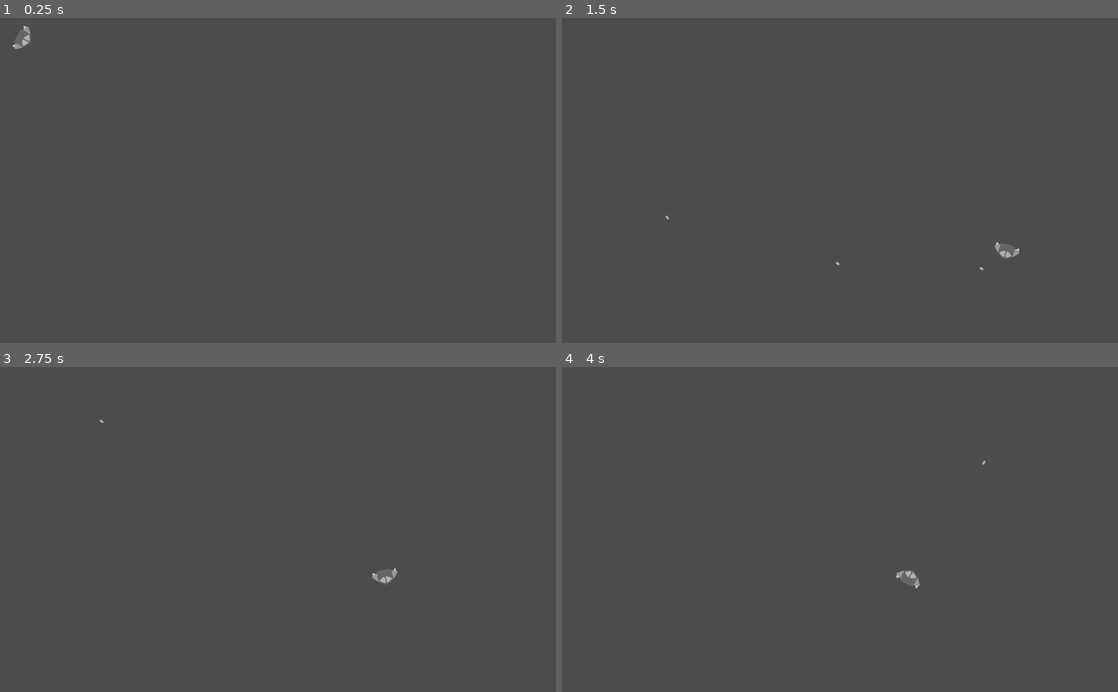
Above: before the commit, frames 1-4 (two rows, left to right).
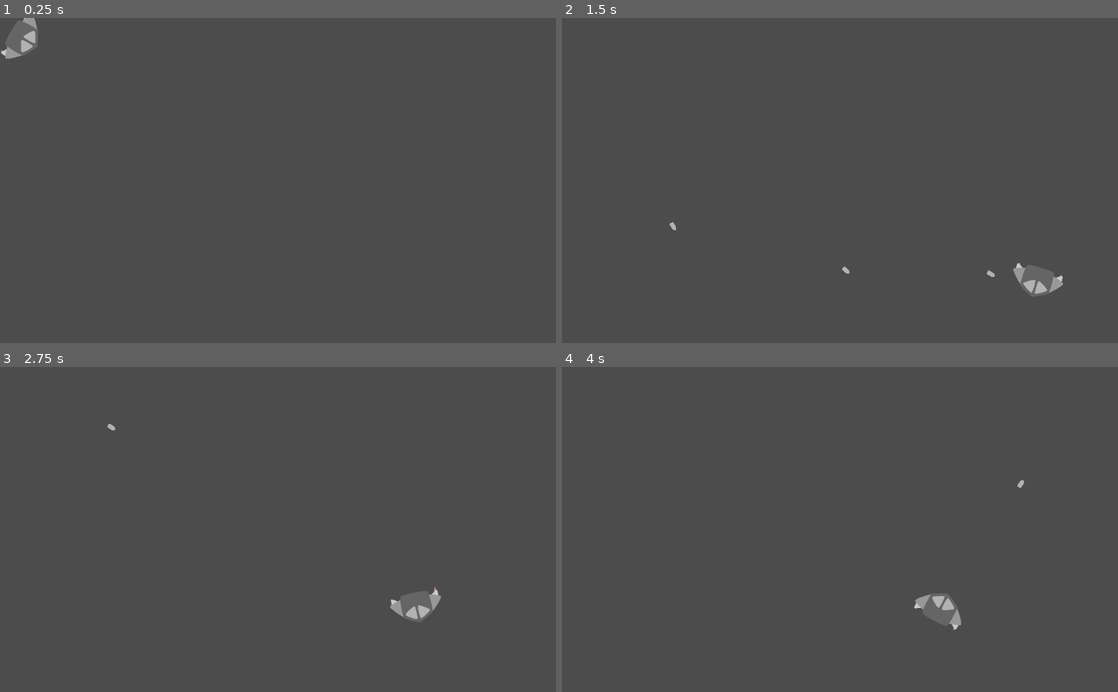
Above: after the commit, the same moments.

Repository: 3k2ng/Chaotic_Spacemass
Game: Godot game, scene res://src/Scenes/TestScene.tscn
The game is run twice, just before and just after one commit, with the same random seed, the same clock (stepped at 60 frames per second) and the same inputs. The project has no main scene, so this scene is started directly.
Inputs:
- Up to frame 1 (0.25 s): no input
- Up to frame 2 (1.5 s): hold D (right_0) 0.53-1.28 s; hold S (shoot_0) 0.53-1.28 s; hold A (left_0) from 1.28 s (still down); tap S (shoot_0) at 1.35 s
- Up to frame 3 (2.75 s): release A (left_0) at 2.03 s; hold D (right_0) from 2.03 s (still down); hold S (shoot_0) from 2.03 s (still down)
- Up to frame 4 (4 s): release S (shoot_0) at 2.78 s; tap S (shoot_0) at 2.85 s; release D (right_0) at 3.53 s; hold A (left_0) from 3.53 s (still down); hold S (shoot_0) from 3.53 s (still down)

The runs differ from the first frame. In frame 1, 0.5% of the frame differs, in the area x 0-7%, y 0-13%; in frame 2, 0.8%, in the area x 18-91%, y 60-86%; in frame 3, 0.7%; in frame 4, 0.7%.

Commit message:
Enhance ESO border check

Diff:
--- a/src/Objects/EndlessScreenObject.gd
+++ b/src/Objects/EndlessScreenObject.gd
@@ -1,13 +1,18 @@
 extends KinematicBody2D
 class_name EndlessScreenObject
 
+export var border_gap: float = 32
+
 func _physics_process(delta: float) -> void:
-	#
-	if position.x < -8 :
-		position.x += get_viewport_rect().size.x + 8
-	if position.y < -8:
-		position.y += get_viewport_rect().size.y + 8
-	if position.x > get_viewport_rect().size.x + 8:
-		position.x -= get_viewport_rect().size.x + 8
-	if position.y > get_viewport_rect().size.y + 8:
-		position.y -= get_viewport_rect().size.y + 8
+	#Border checking
+	if position.x < - border_gap / scale.x:
+		position.x += get_viewport_rect().size.x + 2 * border_gap / scale.x
+
+	if position.y < - border_gap / scale.y:
+		position.y += get_viewport_rect().size.y + 2 * border_gap / scale.y
+
+	if position.x > get_viewport_rect().size.x + border_gap / scale.x:
+		position.x -= get_viewport_rect().size.x + 2 * border_gap / scale.x
+
+	if position.y > get_viewport_rect().size.y + border_gap / scale.y:
+		position.y -= get_viewport_rect().size.y + 2 * border_gap / scale.y
--- a/src/Objects/Player.gd
+++ b/src/Objects/Player.gd
@@ -105,7 +105,7 @@
 	if Input.is_action_pressed("shoot_0") and cd_timer <= 0 and loaded_bullets > 0:
 		var new_bullet = bullet.instance()
 		new_bullet.scale = scale
-		new_bullet.position = position + Vector2.UP.rotated(rotation) * scale.length() * 36
+		new_bullet.position = position + Vector2.UP.rotated(rotation) * scale.length() * 32
 		new_bullet.velocity = (Vector2.UP.rotated(rotation) * speed_limit * 3.2).rotated(rotating_speed * delta)
 		speed_left /= 2
 		speed_right /= 2
--- a/src/Scenes/TestScene.tscn
+++ b/src/Scenes/TestScene.tscn
@@ -7,4 +7,3 @@
 [node name="Player" parent="." instance=ExtResource( 1 )]
 position = Vector2( 32, 32 )
 rotation = 2.0944
-scale = Vector2( 0.5, 0.5 )
